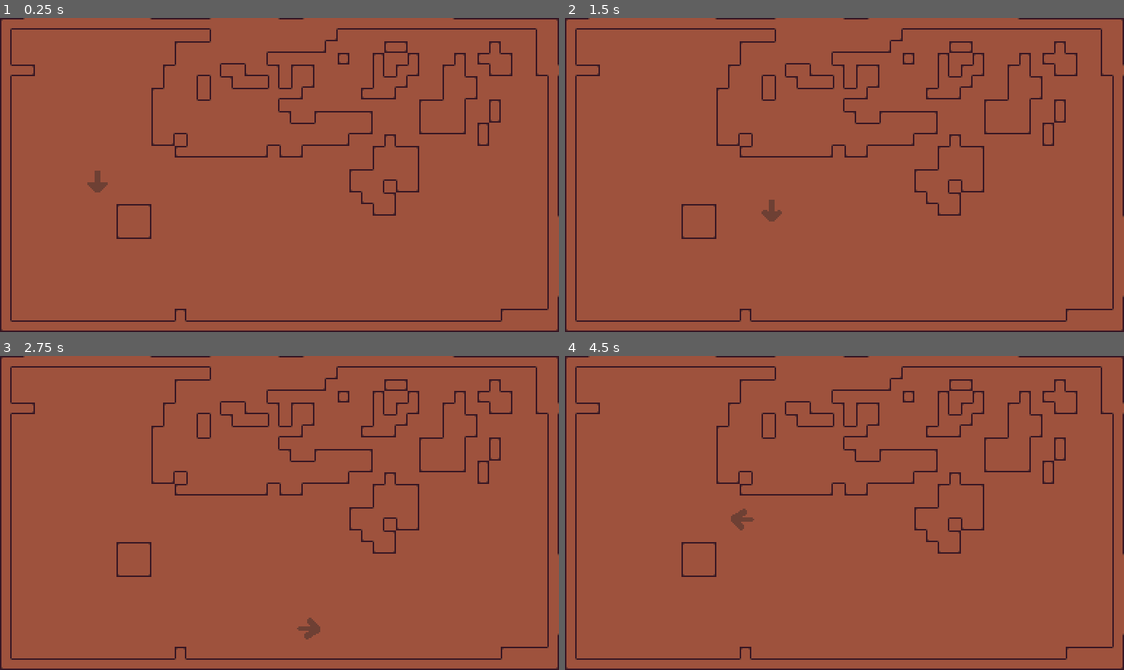
Above: before the commit, frames 1-4 (two rows, left to right).
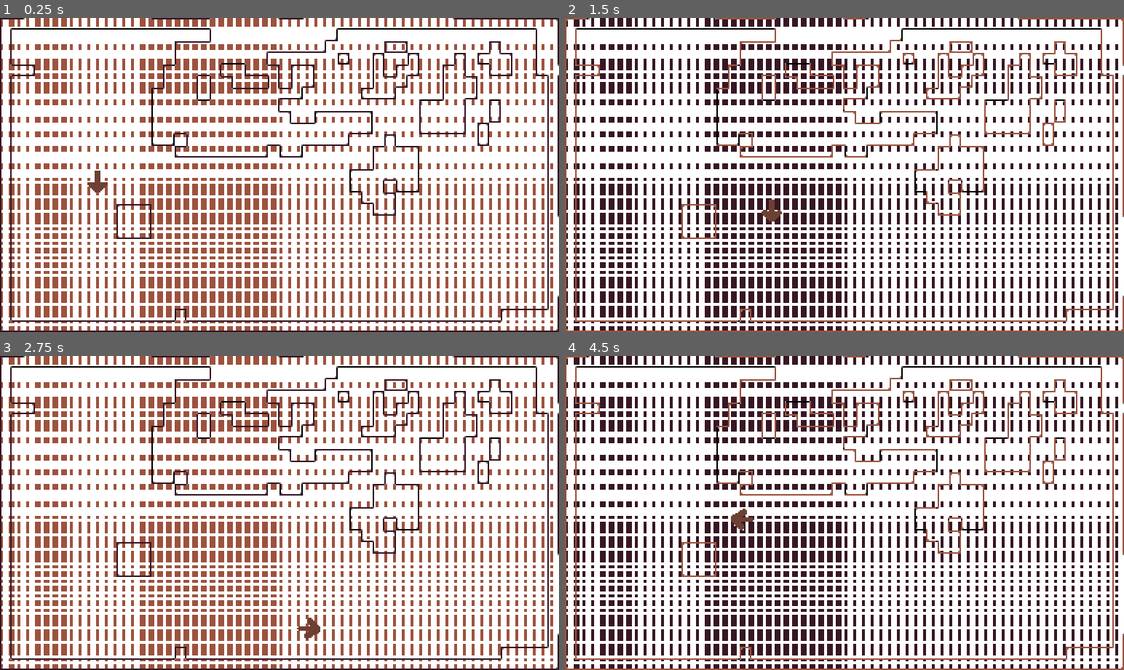
Above: after the commit, the same moments.

Repository: regular-space/milk_switch
Game: Godot game, scene res://scenes/example_level.tscn
Same seed, same stepped clock (60 frames per second), same inputs: the game is played once before the commit and once after it.
Inputs:
- Up to frame 1 (0.25 s): no input
- Up to frame 2 (1.5 s): tap Enter at 0.5 s; hold D (move_right) 0.53-1.28 s; tap Tab (switch_milk, bound only after the commit) at 0.6, 1.35 s; hold S (move_down) from 1.28 s (still down)
- Up to frame 3 (2.75 s): release S (move_down) at 2.03 s; hold D (move_right) from 2.03 s (still down); tap Tab (switch_milk, bound only after the commit) at 2.1 s
- Up to frame 4 (4.5 s): release D (move_right) at 2.78 s; hold W (move_up) 2.78-3.53 s; tap Tab (switch_milk, bound only after the commit) at 2.85, 3.6, 4.35 s; hold A (move_left) from 3.53 s (still down)

The runs differ from the first frame. In frame 1, 72% of the frame differs, in the area x 0-100%, y 0-100%; in frame 2, 100%; in frame 3, 72%; in frame 4, 100%.

Commit message:
Palette swapping shader implemented
- Shader code added to alter colors

Diff:
--- a/project.godot
+++ b/project.godot
@@ -55,6 +55,11 @@
 , Object(InputEventJoypadMotion,"resource_local_to_scene":false,"resource_name":"","device":-1,"axis":1,"axis_value":1.0,"script":null)
 ]
 }
+switch_milk={
+"deadzone": 0.5,
+"events": [Object(InputEventKey,"resource_local_to_scene":false,"resource_name":"","device":-1,"window_id":0,"alt_pressed":false,"shift_pressed":false,"ctrl_pressed":false,"meta_pressed":false,"pressed":false,"keycode":0,"physical_keycode":4194306,"key_label":0,"unicode":0,"echo":false,"script":null)
+]
+}
 
 [rendering]
 
--- /dev/null
+++ b/scenes/PaletteSwitcher.gd
@@ -0,0 +1,16 @@
+extends ColorRect
+
+var paletteSwitch := false
+signal paletteSwitched
+
+# Called when the node enters the scene tree for the first time.
+func _ready():
+	pass # Replace with function body.
+
+
+# Called every frame. 'delta' is the elapsed time since the previous frame.
+func _process(delta):
+	if(Input.is_action_just_pressed("switch_milk")):
+		material.set_shader_parameter("on", paletteSwitch)
+		paletteSwitch = not paletteSwitch
+		paletteSwitched.emit()
--- a/scenes/example_level.tscn
+++ b/scenes/example_level.tscn
@@ -1,7 +1,9 @@
-[gd_scene load_steps=5 format=3 uid="uid://biugwhd4kbu36"]
+[gd_scene load_steps=8 format=3 uid="uid://biugwhd4kbu36"]
 
 [ext_resource type="Texture2D" uid="uid://b6efa7bnasfme" path="res://textures/wip_tiles1.png" id="1_0r62v"]
 [ext_resource type="PackedScene" uid="uid://dgycd23hcjdf8" path="res://scenes/objects/player.tscn" id="1_ed71m"]
+[ext_resource type="Shader" path="res://shaders/flip_palette.gdshader" id="3_b3svu"]
+[ext_resource type="Script" path="res://scenes/PaletteSwitcher.gd" id="4_pskaa"]
 
 [sub_resource type="TileSetAtlasSource" id="TileSetAtlasSource_ohi5j"]
 texture = ExtResource("1_0r62v")
@@ -494,6 +496,10 @@
 terrain_set_0/terrain_0/color = Color(0.5, 0.34375, 0.25, 1)
 sources/0 = SubResource("TileSetAtlasSource_ohi5j")
 
+[sub_resource type="ShaderMaterial" id="ShaderMaterial_4wgac"]
+shader = ExtResource("3_b3svu")
+shader_parameter/on = false
+
 [node name="ExampleLevel" type="Node2D"]
 
 [node name="ColorRect" type="ColorRect" parent="."]
@@ -501,7 +507,6 @@
 offset_top = -104.0
 offset_right = 192.0
 offset_bottom = 112.0
-color = Color(0.619608, 0.321569, 0.239216, 1)
 
 [node name="TileMap" type="TileMap" parent="."]
 tile_set = SubResource("TileSet_2q0pi")
@@ -511,5 +516,15 @@
 [node name="Player" parent="." instance=ExtResource("1_ed71m")]
 position = Vector2(-125, 8)
 
+[node name="PaletteSwitcherGroup" type="CanvasLayer" parent="."]
+
+[node name="PaletteSwitcher" type="ColorRect" parent="PaletteSwitcherGroup"]
+material = SubResource("ShaderMaterial_4wgac")
+offset_left = -346.0
+offset_top = -162.0
+offset_right = 390.0
+offset_bottom = 270.0
+script = ExtResource("4_pskaa")
+
 [node name="Camera2D" type="Camera2D" parent="."]
 offset = Vector2(0, 4)
--- /dev/null
+++ b/shaders/flip_palette.gdshader
@@ -0,0 +1,53 @@
+shader_type canvas_item;
+
+uniform sampler2D screen_texture : hint_screen_texture, repeat_disable, filter_nearest;
+uniform bool on;
+// Color values are all divided by 255 to scale them to the 0-1 scale shaders use
+const vec3 color1 = vec3(56.0,23.0,36.0)/255.0;
+const vec3 color2 = vec3(110.0,64.0,52.0)/255.0;
+const vec3 color3 = vec3(158.0,82.0,61.0)/255.0;
+
+const vec3 white = vec3(1.0,1.0,1.0);
+const vec3 grey = vec3(128,128,128)/255.0;
+const vec3 black = vec3(0.0,0.0,0.0);
+
+// Changes colour
+void fragment() {
+    vec3 col = texture(screen_texture, SCREEN_UV).rgb;
+	// all() here just checks all boolean values in the bvec3 returned from equal are true
+    if (on)
+	{
+		if(all(equal(col,white)))
+		{
+			col.rgb = color1;
+		}
+		else if(all(equal(col,grey)))
+		{
+			col.rgb = color2;
+		}
+		else if(all(equal(col,black)))
+		{
+			col.rgb = color3;
+		}
+
+	}
+	else
+	{
+		// white
+		if(all(equal(col,white)))
+		{
+			col.rgb = color3;
+		}
+		// grey
+		else if(all(equal(col,grey)))
+		{
+			col.rgb = color2;
+		}
+		// black
+		else if(all(equal(col,black)))
+		{
+			col.rgb = color1;
+		}
+	}
+	COLOR.rgb = col;
+}
Binary file changed: textures/wip_tiles1.png
